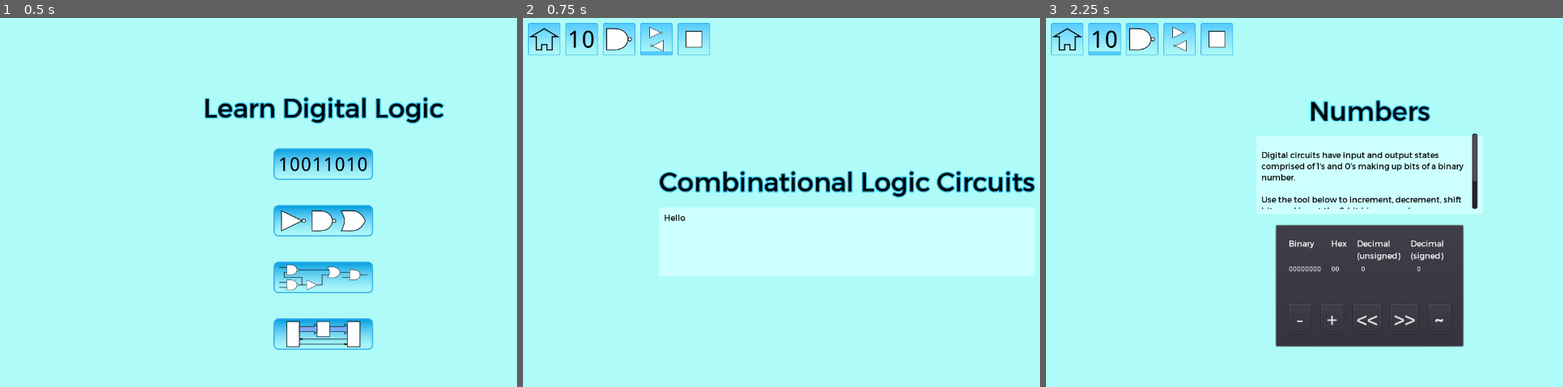
Above: before the commit, frames 1-3 (left to right).
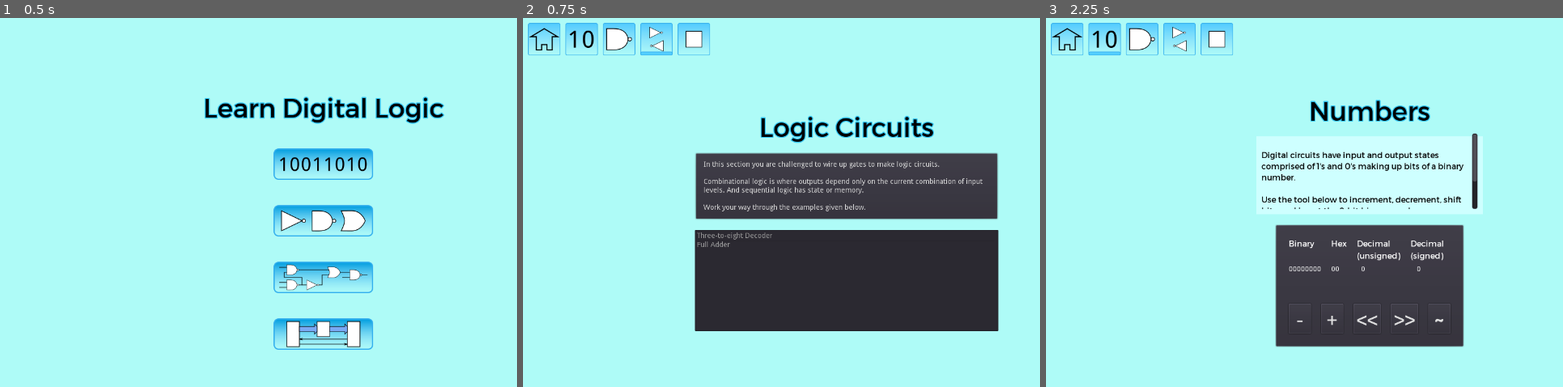
Above: after the commit, the same moments.

Repository: andrew-wilkes/digital-logic
Game: Godot game, scene res://Main.tscn
Same seed, same stepped clock (60 frames per second), same inputs: the game is played once before the commit and once after it.
Inputs (mouse positions are in pixels of both pictures, inside the frame that each line leads up to):
- Up to frame 1 (0.5 s): no input
- Up to frame 2 (0.75 s): click (848, 276) at 0.5 s
- Up to frame 3 (2.25 s): click (1066, 40) at 1.25 s; click (1371, 165) at 2 s

Frame 1 is identical in both runs. In frame 2, 33% of the frame differs, in the area x 26-100%, y 26-85%; in frame 3, nothing differs.

Commit message:
Add selection list to circuits scene

Diff:
--- a/game/AccessoryPicker.tscn
+++ b/game/AccessoryPicker.tscn
@@ -3,7 +3,6 @@
 [ext_resource path="res://AccessoryPicker.gd" type="Script" id=1]
 
 [node name="AccessoryPicker" type="WindowDialog"]
-visible = true
 margin_right = 479.0
 margin_bottom = 256.0
 script = ExtResource( 1 )
--- a/game/Circuit.gd
+++ b/game/Circuit.gd
@@ -30,8 +30,9 @@
 	var data = g.load_file(g.PART_FILE_PATH + "data.json")
 	if data:
 		g.circuits = data
-	add_inputs(["A1", "A2"])
-	add_ouputs(["O1", "O2"])
+	if g.param:
+		add_inputs(tt.data[g.param].inputs)
+		add_ouputs(tt.data[g.param].outputs)
 	get_tree().get_root().connect("size_changed", self, "set_shape_position")
 
 
--- /dev/null
+++ b/game/Circuits.gd
@@ -0,0 +1,14 @@
+extends Control
+
+var items = []
+
+func _ready():
+	var list = $VBox/ItemList
+	for id in tt.data.keys():
+		list.add_item(tt.data[id].title)
+		items.append(id)
+
+
+func _on_ItemList_item_selected(index):
+	g.param = items[index]
+	return get_tree().change_scene("res://Logic.tscn")
--- a/game/Circuits.tscn
+++ b/game/Circuits.tscn
@@ -3,11 +3,12 @@
 [ext_resource path="res://Buttons.tscn" type="PackedScene" id=1]
 [ext_resource path="res://center.gd" type="Script" id=2]
 [ext_resource path="res://assets/fonts/title_font.tres" type="DynamicFont" id=3]
-[ext_resource path="res://TextPanel.tscn" type="PackedScene" id=4]
+[ext_resource path="res://Circuits.gd" type="Script" id=4]
 
 [node name="Circuits" type="Control"]
 anchor_right = 1.0
 anchor_bottom = 1.0
+script = ExtResource( 4 )
 __meta__ = {
 "_edit_use_anchors_": false
 }
@@ -20,10 +21,10 @@
 anchor_top = 0.5
 anchor_right = 0.5
 anchor_bottom = 0.5
-margin_left = -418.948
-margin_top = -214.411
-margin_right = 324.052
-margin_bottom = 6.58899
+margin_left = -371.057
+margin_top = -176.829
+margin_right = 228.943
+margin_bottom = 142.171
 custom_constants/separation = 20
 script = ExtResource( 2 )
 __meta__ = {
@@ -31,12 +32,44 @@
 }
 
 [node name="Label" type="Label" parent="VBox"]
-margin_right = 743.0
+margin_right = 600.0
 margin_bottom = 64.0
 custom_fonts/font = ExtResource( 3 )
 custom_colors/font_color = Color( 0, 0, 0, 1 )
-text = "Combinational Logic Circuits"
+text = "Logic Circuits"
+align = 1
 
-[node name="TextPanel" parent="VBox" instance=ExtResource( 4 )]
-margin_right = 743.0
-margin_bottom = 220.0
+[node name="Panel" type="PanelContainer" parent="VBox"]
+margin_top = 84.0
+margin_right = 600.0
+margin_bottom = 217.0
+
+[node name="M1" type="MarginContainer" parent="VBox/Panel"]
+margin_left = 7.0
+margin_top = 7.0
+margin_right = 593.0
+margin_bottom = 126.0
+custom_constants/margin_right = 10
+custom_constants/margin_top = 10
+custom_constants/margin_left = 10
+custom_constants/margin_bottom = 10
+
+[node name="Label" type="Label" parent="VBox/Panel/M1"]
+margin_left = 10.0
+margin_top = 10.0
+margin_right = 576.0
+margin_bottom = 109.0
+custom_colors/font_color = Color( 0.87451, 0.87451, 0.87451, 1 )
+text = "In this section you are challenged to wire up gates to make logic circuits.
+
+Combinational logic is where outputs depend only on the current combination of input levels. And sequential logic has state or memory.
+
+Work your way through the examples given below."
+autowrap = true
+
+[node name="ItemList" type="ItemList" parent="VBox"]
+margin_top = 237.0
+margin_right = 600.0
+margin_bottom = 437.0
+rect_min_size = Vector2( 0, 200 )
+[connection signal="item_selected" from="VBox/ItemList" to="." method="_on_ItemList_item_selected"]
--- a/game/Logic.gd
+++ b/game/Logic.gd
@@ -17,6 +17,12 @@
 	hp = $c/HintPanel
 	hint_button.visible = false
 	truth_button.visible = false
+	if g.param:
+		_on_Circuit_details_changed({
+			id = g.param,
+			title = "",
+			desc = ""
+		})
 
 
 func process_buttons(action):
--- a/game/RichTextPopup.tscn
+++ b/game/RichTextPopup.tscn
@@ -8,7 +8,6 @@
 script = ExtResource( 2 )
 
 [node name="RichTextPopup" type="AcceptDialog"]
-visible = true
 anchor_right = 1.0
 anchor_bottom = 1.0
 margin_right = -812.0
--- a/game/g.gd
+++ b/game/g.gd
@@ -10,6 +10,7 @@
 
 var wire = null
 var circuits = {}
+var param
 
 func delete_file(path, fn):
 	var dir = Directory.new()
